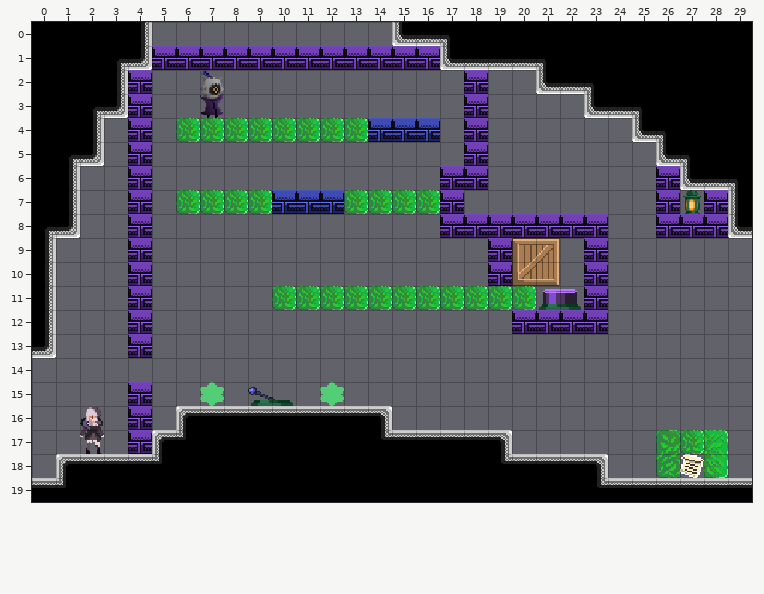
Two states of a Tiled map, Assets/maps/BookmarkLevels/6 - Random Baelz Seeds/3.tmx. The picture above was drawn from the file before the commit.
Cells are 16x16 px. Shown: x 0..29, y 0..19.
After the commit:
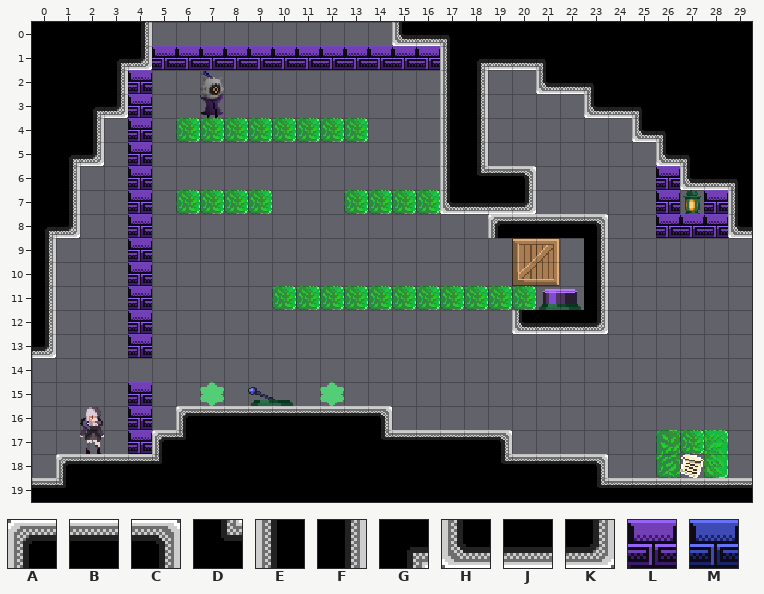
Key: from "Memory world tileset": A 0, B 1, C 2, D 4, E 5, F 7, G 9, H 10, J 11, K 12; from "PlaceholderSprites": L 28, M 29.
_ is an empty cell.
Tiles replaced or removed in this view: H, J, L, M.
Difference:
Changed rows in their new state; . is an unchanged cell.
Layer "ground":
first column x 17:
 1 EG.....
 2 EF.....
 3 EF.....
 4 EF.....
 5 EF.....
 6 EDBC...
 7 HJJK...
 8 ..ABBBC
 9 ......F
10 ......F
11 ......F
12 ...HJJK
Layer "onoff2-defaulton":
first column x 17:
 2 ._.....
 3 ._.....
 4 ._.....
 5 ._.....
 6 __.....
 7 _......
 8 _______
 9 ......_
10 ......_
11 ......_
12 ...____
Layer "onoff2-defaultoff" (now hidden):
first column x 19:
 9 _
10 _
Layer "onoff-defaulton" (now hidden):
first column x 14:
 4 ___
Layer "onoff-defaultoff" (now hidden):
first column x 10:
 7 ___
Where, in picture pixels (left, top, right, bottom), the same in both pictures:
changed: (368, 58, 608, 334)
removed: (272, 190, 344, 214)
